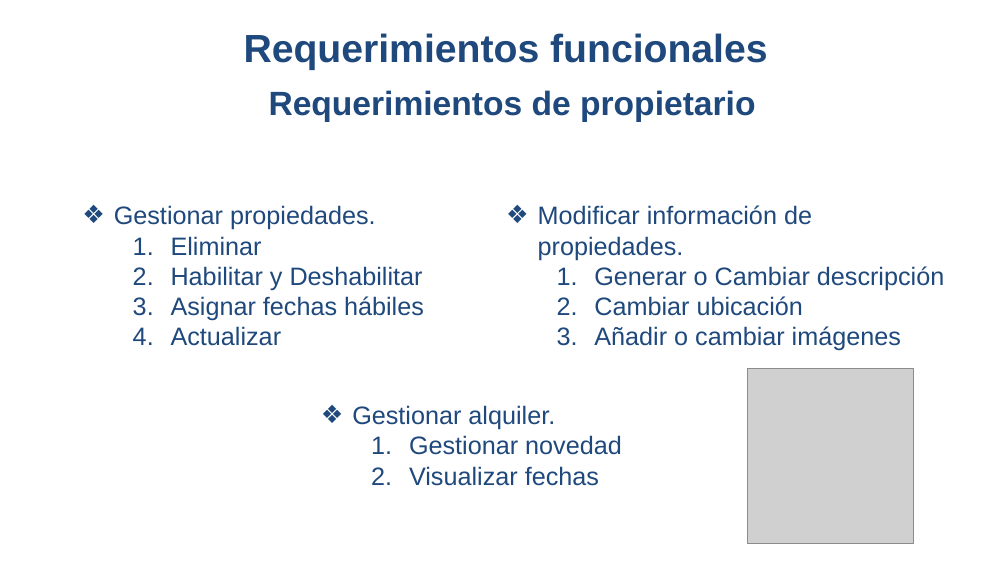
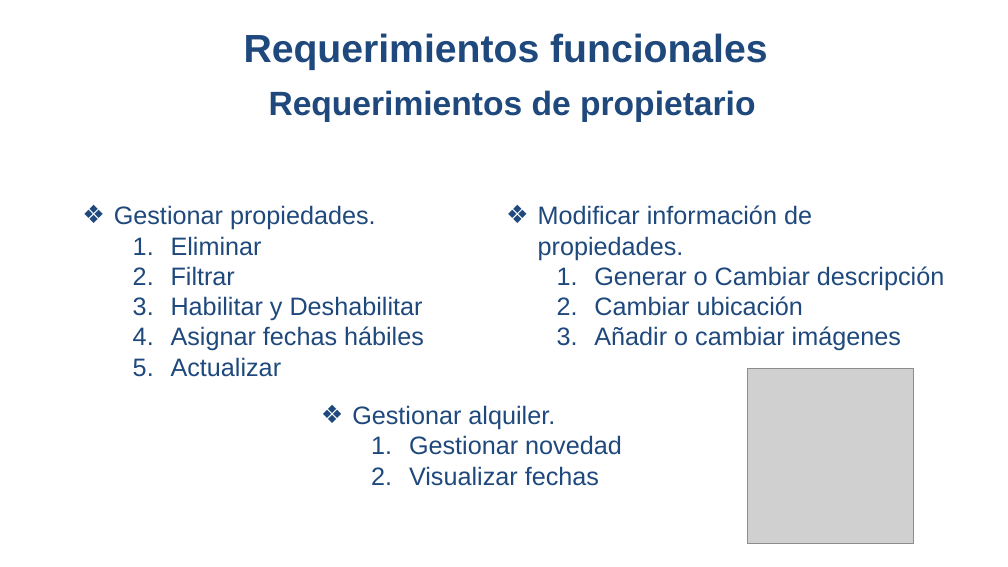
Before and after one commit to LauraV8/ProyectoSena1Tri, a slide deck: slide 26 of Presentación Proyecto.pptx. Drawn at 1008x567 pixels with LibreOffice and Linux fonts; fonts in the diff are those of the drawing; grey boxes stand for pictures; background and template pictures are left out. Boxes give left, top, right and bottom in pixels: in the first picture for what was removed or moved away, otherwise in the second. Text is boxed around its words. In the diff, an @@ line names an element or a change of style, - is before the commit and + after.

```diff
--- a/Presentación Proyecto.pptx
+++ b/Presentación Proyecto.pptx
@@ text at bbox=[171, 266, 235, 286]: paragraph added @@
+  2. Filtrar
```
Also in this commit, not shown: 3 other slides changed, 1 other file.
